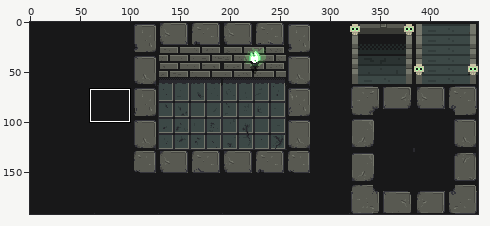
Pixel-art file, stored at src/assets/tilesets/base.aseprite. The first picture is a wide view before the edit; the outline marks the close-up.
Close-up. Before the commit:
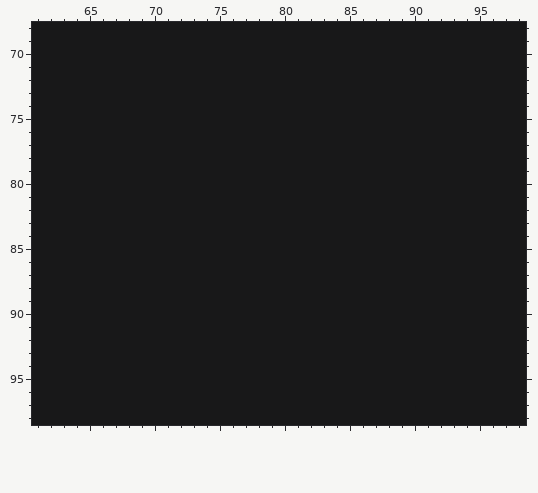
448x192 pixels, 1 frame. Colours within 5 levels of each other are drawn and written as one. Shown: x 61..98, y 68..98. The commit also changed other parts of the picture, which this record leaves out.
Once edited:
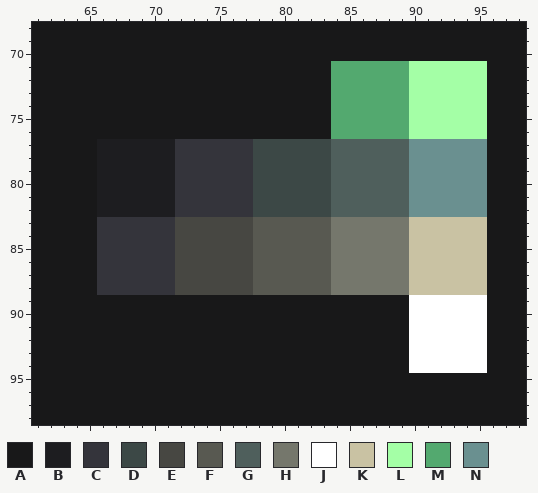
Palette (. is transparent): A #181819  B #1d1d20  C #34343b  D #3c4846  E #474742  F #585951  G #4f5f5c  H #75776c  J #ffffff  K #c9c2a3  L #a4ffa6  M #53a96f  N #6a9090
The edit:
layer "Palette" added
--- layer "Palette"
@@ x 61..98 @@
 70 AAAAAAAAAAAAAAAAAAAAAAAAAAAAAAAAAAAAAA
-71 AAAAAAAAAAAAAAAAAAAAAAAAAAAAAAAAAAAAAA
-72 AAAAAAAAAAAAAAAAAAAAAAAAAAAAAAAAAAAAAA
-73 AAAAAAAAAAAAAAAAAAAAAAAAAAAAAAAAAAAAAA
-74 AAAAAAAAAAAAAAAAAAAAAAAAAAAAAAAAAAAAAA
-75 AAAAAAAAAAAAAAAAAAAAAAAAAAAAAAAAAAAAAA
-76 AAAAAAAAAAAAAAAAAAAAAAAAAAAAAAAAAAAAAA
-77 AAAAAAAAAAAAAAAAAAAAAAAAAAAAAAAAAAAAAA
-78 AAAAAAAAAAAAAAAAAAAAAAAAAAAAAAAAAAAAAA
-79 AAAAAAAAAAAAAAAAAAAAAAAAAAAAAAAAAAAAAA
-80 AAAAAAAAAAAAAAAAAAAAAAAAAAAAAAAAAAAAAA
-81 AAAAAAAAAAAAAAAAAAAAAAAAAAAAAAAAAAAAAA
-82 AAAAAAAAAAAAAAAAAAAAAAAAAAAAAAAAAAAAAA
-83 AAAAAAAAAAAAAAAAAAAAAAAAAAAAAAAAAAAAAA
-84 AAAAAAAAAAAAAAAAAAAAAAAAAAAAAAAAAAAAAA
-85 AAAAAAAAAAAAAAAAAAAAAAAAAAAAAAAAAAAAAA
-86 AAAAAAAAAAAAAAAAAAAAAAAAAAAAAAAAAAAAAA
-87 AAAAAAAAAAAAAAAAAAAAAAAAAAAAAAAAAAAAAA
-88 AAAAAAAAAAAAAAAAAAAAAAAAAAAAAAAAAAAAAA
-89 AAAAAAAAAAAAAAAAAAAAAAAAAAAAAAAAAAAAAA
-90 AAAAAAAAAAAAAAAAAAAAAAAAAAAAAAAAAAAAAA
-91 AAAAAAAAAAAAAAAAAAAAAAAAAAAAAAAAAAAAAA
-92 AAAAAAAAAAAAAAAAAAAAAAAAAAAAAAAAAAAAAA
-93 AAAAAAAAAAAAAAAAAAAAAAAAAAAAAAAAAAAAAA
-94 AAAAAAAAAAAAAAAAAAAAAAAAAAAAAAAAAAAAAA
+71 AAAAAAAAAAAAAAAAAAAAAAAMMMMMMLLLLLLAAA
+72 AAAAAAAAAAAAAAAAAAAAAAAMMMMMMLLLLLLAAA
+73 AAAAAAAAAAAAAAAAAAAAAAAMMMMMMLLLLLLAAA
+74 AAAAAAAAAAAAAAAAAAAAAAAMMMMMMLLLLLLAAA
+75 AAAAAAAAAAAAAAAAAAAAAAAMMMMMMLLLLLLAAA
+76 AAAAAAAAAAAAAAAAAAAAAAAMMMMMMLLLLLLAAA
+77 AAAAABBBBBBCCCCCCDDDDDDGGGGGGNNNNNNAAA
+78 AAAAABBBBBBCCCCCCDDDDDDGGGGGGNNNNNNAAA
+79 AAAAABBBBBBCCCCCCDDDDDDGGGGGGNNNNNNAAA
+80 AAAAABBBBBBCCCCCCDDDDDDGGGGGGNNNNNNAAA
+81 AAAAABBBBBBCCCCCCDDDDDDGGGGGGNNNNNNAAA
+82 AAAAABBBBBBCCCCCCDDDDDDGGGGGGNNNNNNAAA
+83 AAAAACCCCCCEEEEEEFFFFFFHHHHHHKKKKKKAAA
+84 AAAAACCCCCCEEEEEEFFFFFFHHHHHHKKKKKKAAA
+85 AAAAACCCCCCEEEEEEFFFFFFHHHHHHKKKKKKAAA
+86 AAAAACCCCCCEEEEEEFFFFFFHHHHHHKKKKKKAAA
+87 AAAAACCCCCCEEEEEEFFFFFFHHHHHHKKKKKKAAA
+88 AAAAACCCCCCEEEEEEFFFFFFHHHHHHKKKKKKAAA
+89 AAAAAAAAAAAAAAAAAAAAAAAAAAAAAJJJJJJAAA
+90 AAAAAAAAAAAAAAAAAAAAAAAAAAAAAJJJJJJAAA
+91 AAAAAAAAAAAAAAAAAAAAAAAAAAAAAJJJJJJAAA
+92 AAAAAAAAAAAAAAAAAAAAAAAAAAAAAJJJJJJAAA
+93 AAAAAAAAAAAAAAAAAAAAAAAAAAAAAJJJJJJAAA
+94 AAAAAAAAAAAAAAAAAAAAAAAAAAAAAJJJJJJAAA
 95 AAAAAAAAAAAAAAAAAAAAAAAAAAAAAAAAAAAAAA
Changed places in both close-ups, as pixel boxes (x1, y1, x2, y2):
changed: (97, 61, 487, 373)
